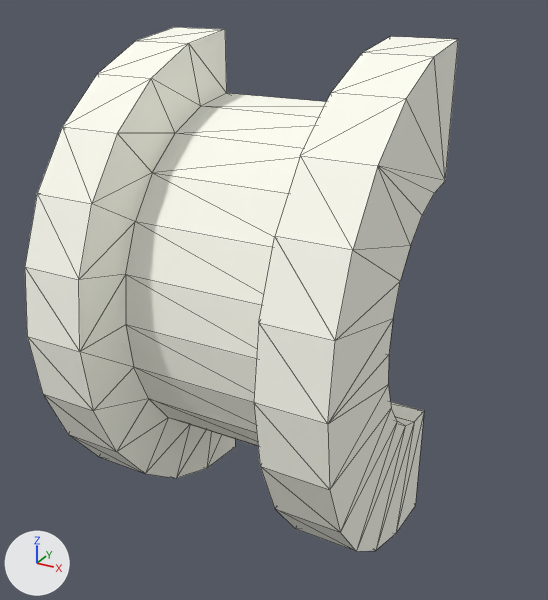
The OBJ model pyweek26/models/game/section_266.obj, before and after one commit.
Before and after are seen from a camera (50 mm lens) standing at (13.58, -10.97, 4.92) and looking at (8.54, -1.8, 0.34). Every picture has the same lights, and +X, +Y and +Z are marked at lower left. Mesh edges are drawn as thin lines. Where no turn or scale is listed for an object, it has been applied to the vertices. Vertices at the same position are counted once.

The first picture shows 'section_266'.
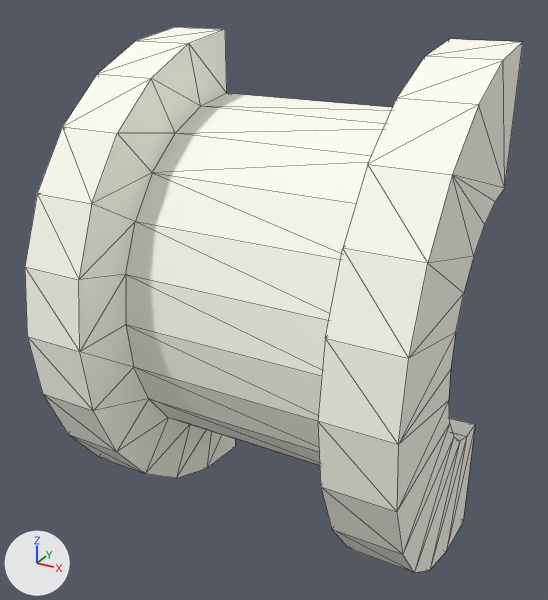
Changed parts and their boxes (x1, y1, x2, y2) in the pictures (548 x 600 px; the box of a moved part takes in the faces that stretch with it):
'section_266', reshaped (15% wider)
    before: (25, 27, 458, 551)
    after: (25, 27, 523, 573)
part 1 of me_section_266, moved or reshaped
    before: (132, 36, 458, 551)
    after: (132, 39, 523, 573)

Edits to the bpy script that builds the scene:
```text
Change me_section_266:
    where me_section_266.from_pydata(...)  # 104 vertices, 204 faces; spans x 5.66..10.47, y -4.0..0.0, z -4.0..4.0
    used by ob_section_266; location = (0.0, 0.0, 0.0)
    me_section_266 part 1: all 52 vertices in x 9.47..10.47, y -4.0..0.0, z -4.0..4.0 are moved by (0.88, 0.0, 0.0)
```
